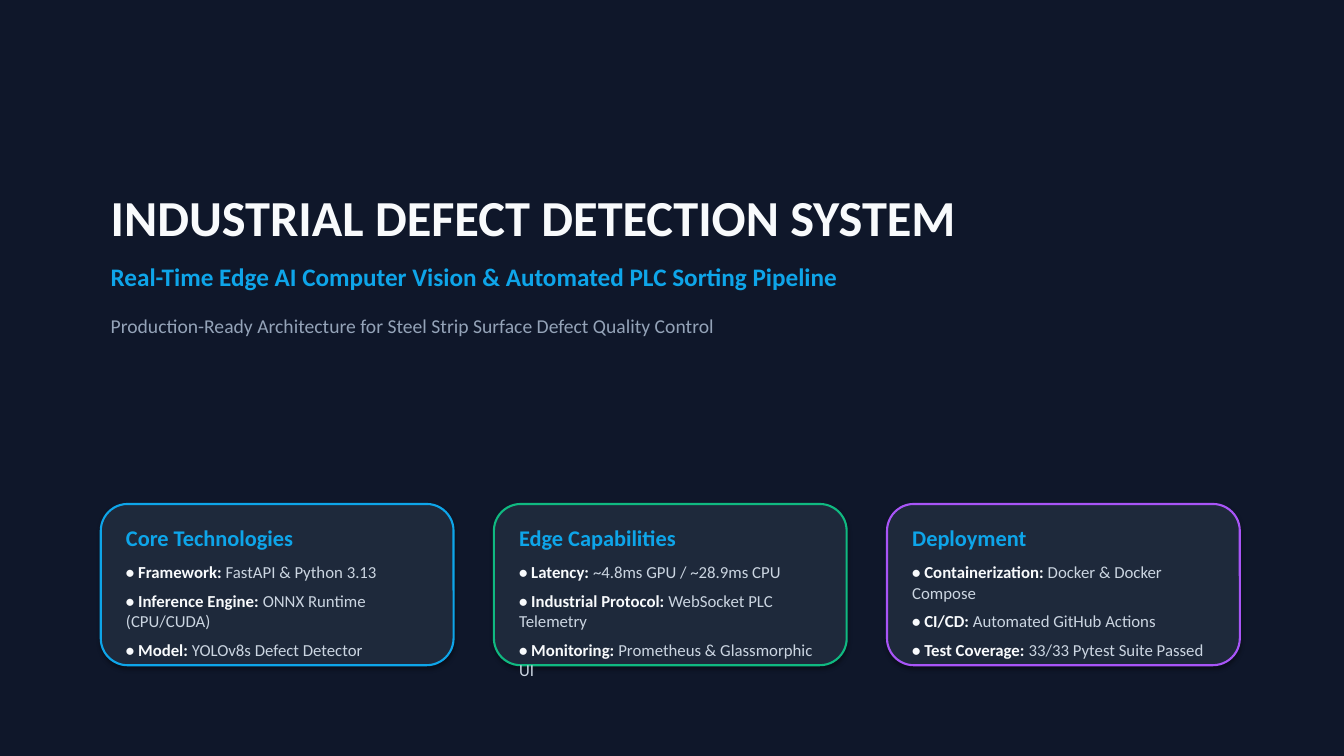
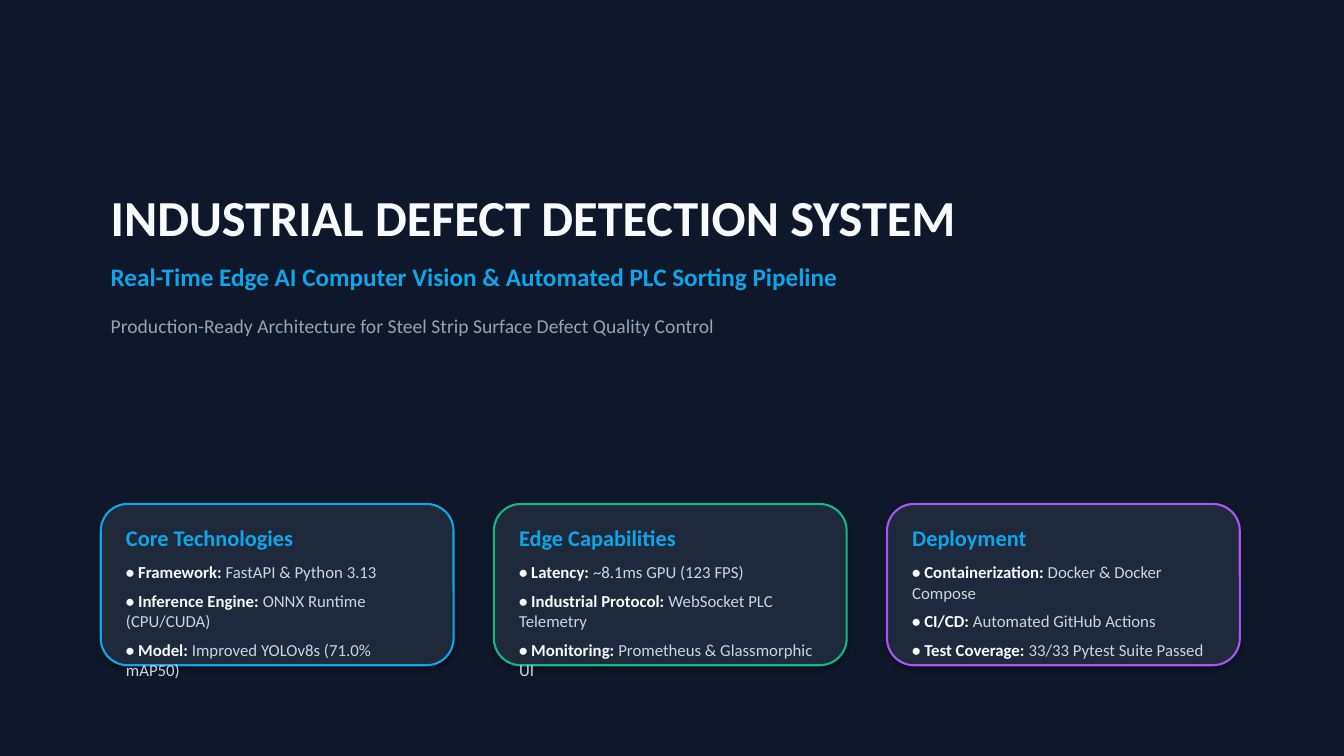
Before and after one commit to Mayank12348487487/Industrial_defect_system_zalima_internship, a slide deck: slide 1 of Industrial_Defect_Detection_Presentation.pptx. Drawn at 1344x756 pixels with LibreOffice and Linux fonts; fonts in the diff are those of the drawing. Boxes give left, top, right and bottom in pixels: in the first picture for what was removed or moved away, otherwise in the second. Text is boxed around its words. In the diff, an @@ line names an element or a change of style, - is before the commit and + after.

Commit message:
feat: improve real defect detection to 71.0% mAP50 and 67.9% recall with YOLOv8s and updated presentation

```diff
--- a/Industrial_Defect_Detection_Presentation.pptx
+++ b/Industrial_Defect_Detection_Presentation.pptx
@@ text at <box>531,566,744,581</box>: text changed @@
-• Latency: ~4.8ms GPU / ~28.9ms CPU
+• Latency: ~8.1ms GPU (123 FPS)
@@ text at <box>126,644,371,678</box>: text changed @@
-• Model: YOLOv8s Defect Detector
+• Model: Improved YOLOv8s (71.0% mAP50)
```
Also in this commit, not shown: 5 other slides changed, 11 other files.
